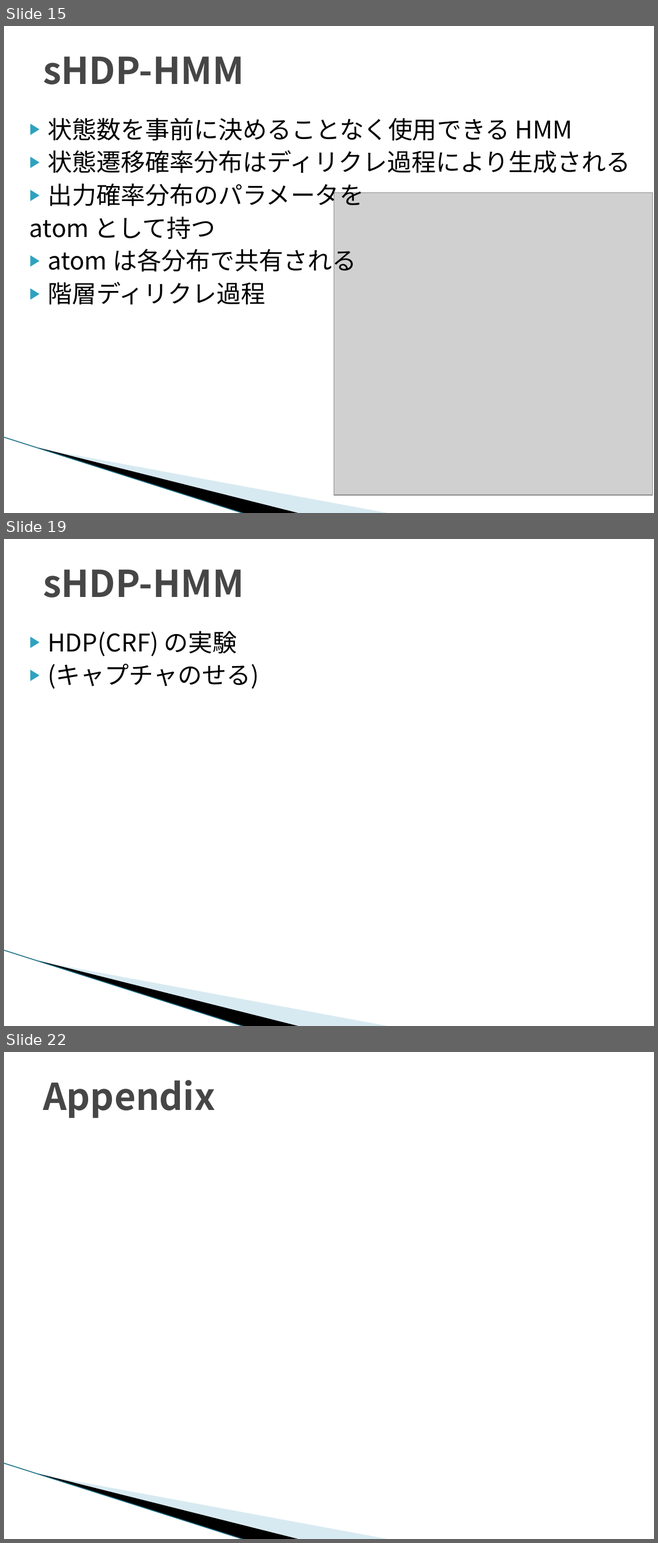
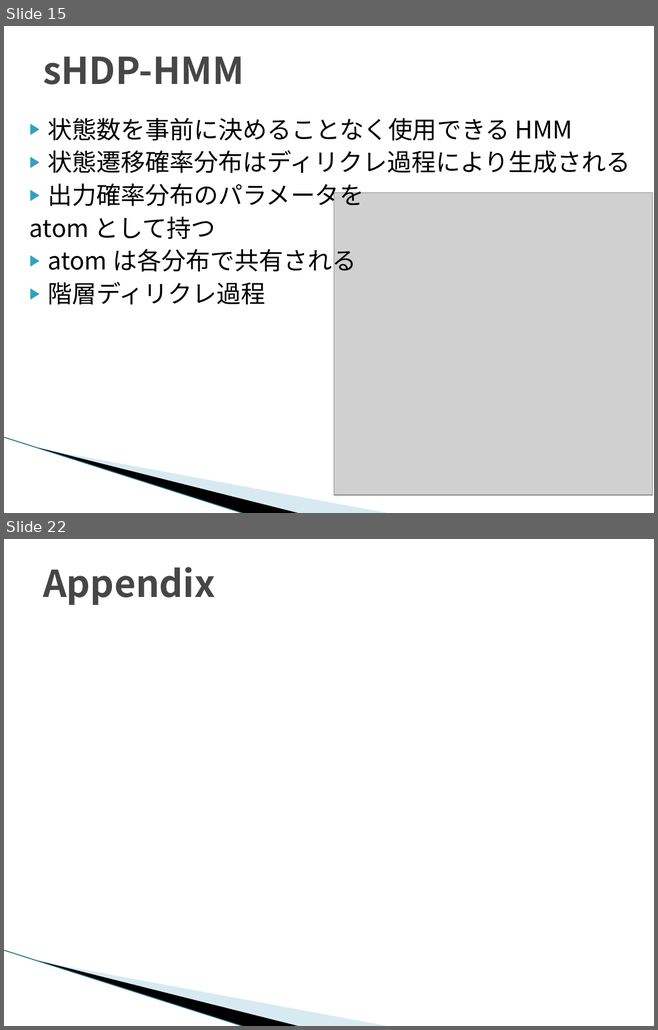
Before and after one commit to TetsuyaKomota/MyMasterStudies, a slide deck: slides/seminar_20170111.pptx. Shown one above the other, each under a label of ours: slides 15, 19 and 22 before the commit, slides 15 and 22 after it; the slides between them are not shown. The pictures are 658x1543 and 658x1030 pixels, drawn with LibreOffice and Linux fonts; fonts in the diff are those of the drawing; grey boxes stand for pictures; background and template pictures are left out. Boxes give left, top, right and bottom in pixels: in the first picture for what was removed or moved away, otherwise in the second. Text is boxed around its words. In the diff, an @@ line names an element or a change of style, - is before the commit and + after.

```diff
--- a/slides/seminar_20170111.pptx
+++ b/slides/seminar_20170111.pptx
@@ slide 19 removed at (4,539,654,1026), background #FFFFFF; not listed: 3 template elements that a slide beside it also shows @@
@@ title removed at (43,569,244,598) @@
-sHDP-HMM
@@ text removed at (48,631,259,689) @@
-▶ HDP(CRF) の実験
-▶ (キャプチャのせる)
```
Also in this commit, not shown: 8 slides changed, 1 slide added, 1 other file.
